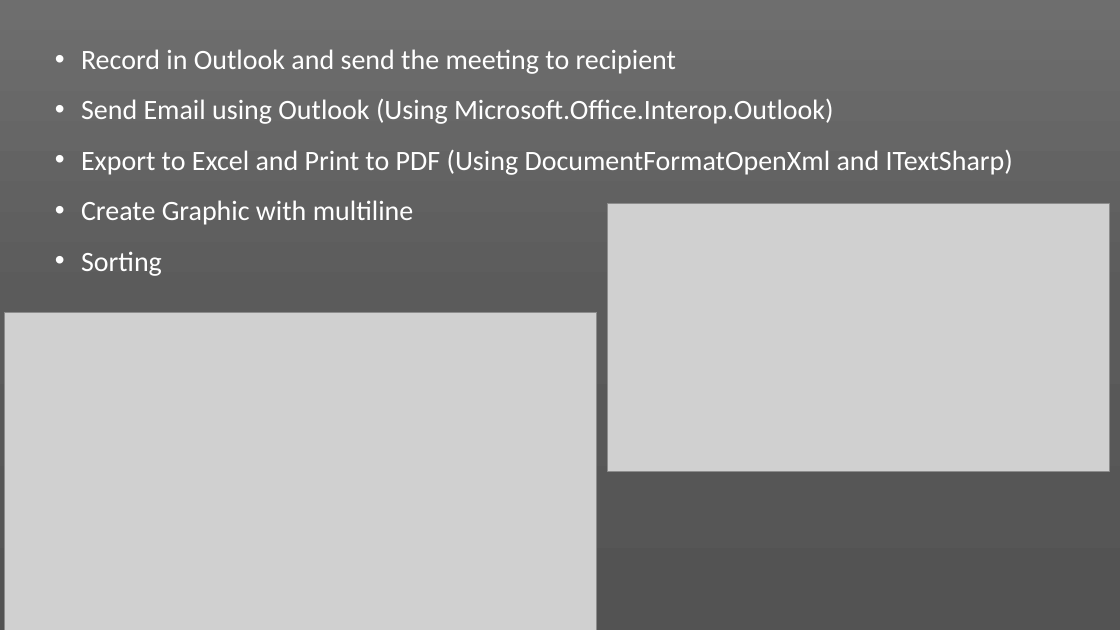
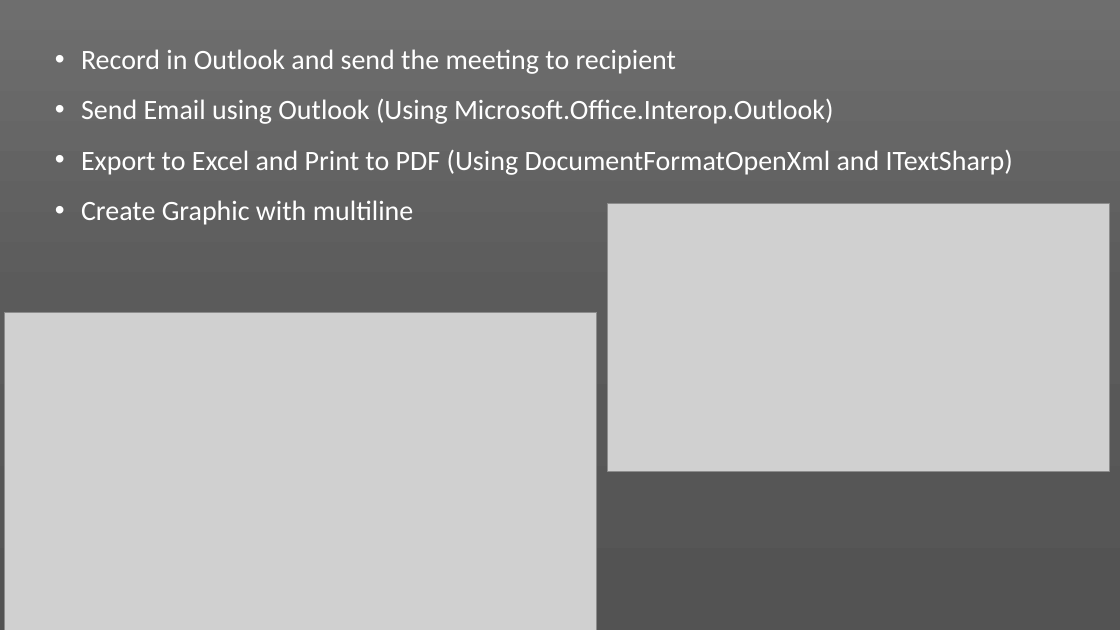
Before and after one commit to winotoj/ipd10-dotnet-CRM-Project, a slide deck: slide 7 of CRM PROJECT.pptx. Drawn at 1120x630 pixels with LibreOffice and Linux fonts; fonts in the diff are those of the drawing; grey boxes stand for pictures. Boxes give left, top, right and bottom in pixels: in the first picture for what was removed or moved away, otherwise in the second. Text is boxed around its words. In the diff, an @@ line names an element or a change of style, - is before the commit and + after.

```diff
--- a/CRM PROJECT.pptx
+++ b/CRM PROJECT.pptx
@@ text at (81, 251, 162, 276): paragraph removed @@
-  • Sorting
```
Also in this commit, not shown: 3 other slides changed, 1 other file.
